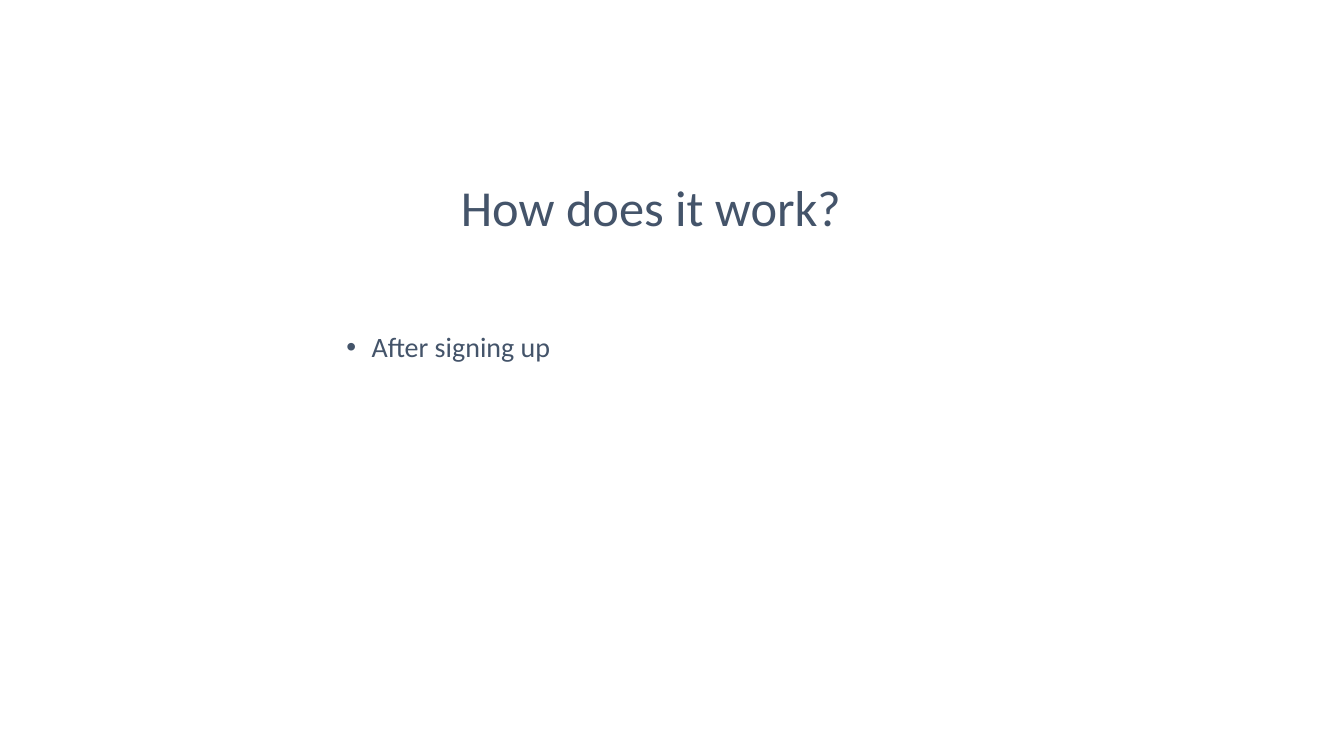
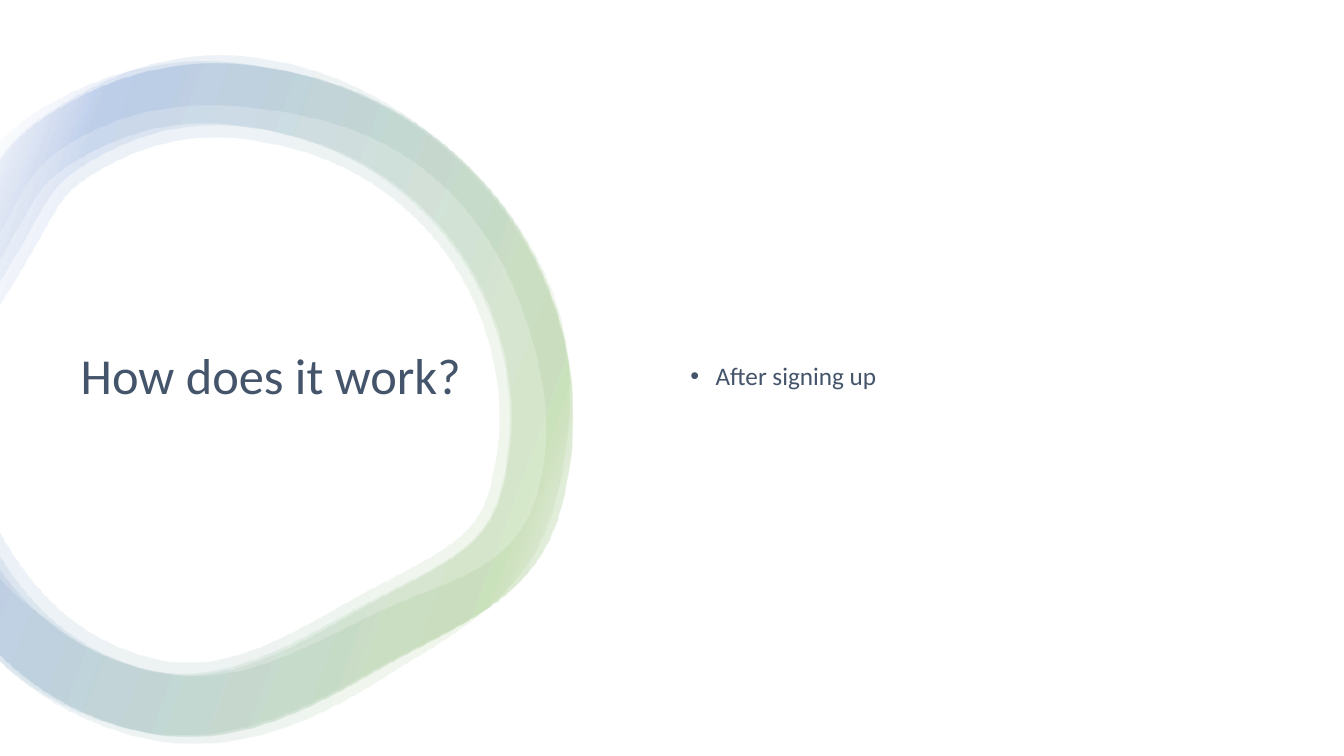
Before and after one commit to etgalang/TuneTribe, a slide deck: slide 3 of TuneTribe.pptx. Drawn at 1344x756 pixels with LibreOffice and Linux fonts; fonts in the diff are those of the drawing. Boxes give left, top, right and bottom in pixels: in the first picture for what was removed or moved away, otherwise in the second. Text is boxed around its words. In the diff, an @@ line names an element or a change of style, - is before the commit and + after.

Commit message:
pp edits

```diff
--- a/TuneTribe.pptx
+++ b/TuneTribe.pptx
@@ rectangle added at [0, 0, 1344, 756], fill #FFFFFF @@
@@ group added at [0, 56, 574, 744]: 4 freeform shapes @@
@@ text "After signing up": place and size @@
-text "After signing up" at [372, 337, 550, 362]
+text "After signing up" at [716, 367, 876, 390]
@@ text "After signing up" at [716, 367, 876, 390]: size 20 to 18 pt; vertical alignment top to middle @@
@@ title "How does it work?": place and size @@
-title "How does it work?" at [461, 191, 841, 227]
+title "How does it work?" at [81, 359, 461, 395]
@@ title "How does it work?" at [81, 359, 461, 395]: alignment centre to left @@
```
Also in this commit, not shown: 1 other slide changed, 4 slides added.
